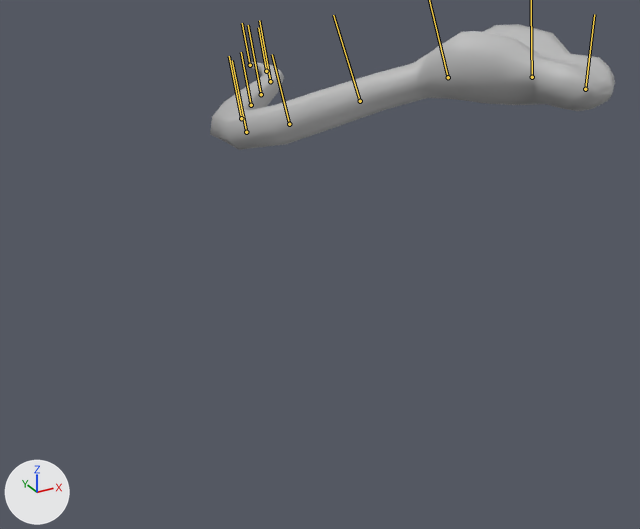
The FBX model Absconda Anaconda/Assets/Models/Snake Stuff From Luka/Snake Anims/SnakeGoHigh.fbx as it was, and as the next commit left it.
Camera for both pictures: a 50 mm camera at (-0.231, -0.742, 0.394) aimed at (0.163, -0.026, 0.036). Every picture has the same lights, and +X, +Y and +Z are marked at lower left. Both versions are drawn at frame 1201 of the action 'Take 001'; the numbers are the values there. The bones that bend it are drawn over the model as lines.

Objects in the first picture: 'Snake_5'.
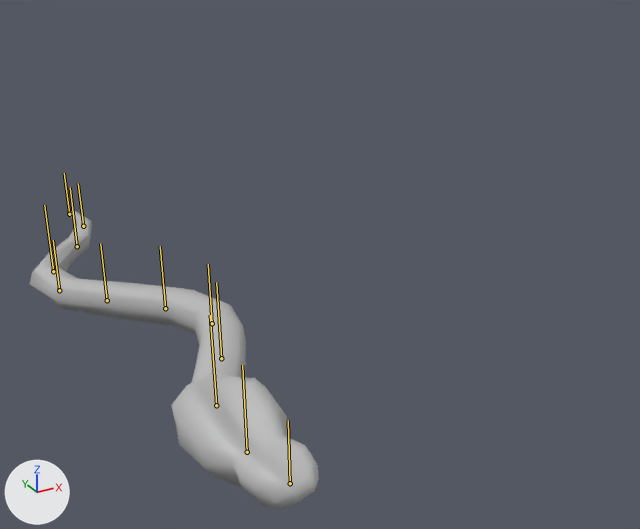
The edits, one by one:
Bone 'joint1' (bone_joint1) moves from (-0.8, 25.6, 24.2) to (0.0, 0.0, 0.0).
Bone 'joint1' (bone_joint1) turns from (0, 5, 1) to (0, 11, 0) degrees about its own x, y and z.
Bone 'joint3' (bone_joint3) turns from (-1, 17, -8) to (0, -16, 0) degrees about its own x, y and z.
Bone 'joint4' (bone_joint4) turns from (-1, 13, -13) to (0, -21, 0) degrees about its own x, y and z.
Bone 'joint5' (bone_joint5) turns from (0, -2, -3) to (0, 10, 0) degrees about its own x, y and z.
Bone 'joint6' (bone_joint6) turns from (-1, -17, 5) to (0, 42, 0) degrees about its own x, y and z.
Bone 'joint7' (bone_joint7) turns from (-4, -37, 11) to (0, 17, 0) degrees about its own x, y and z.
Bone 'joint8' (bone_joint8) turns from (0, -13, 0) to (0, -8, 0) degrees about its own x, y and z.
Bone 'joint9' (bone_joint9) turns from (0, -3, 0) to (0, -42, 0) degrees about its own x, y and z.
Bone 'joint10' (bone_joint10) turns from (0, 2, 0) to (0, -27, 0) degrees about its own x, y and z.
Bone 'joint11' (bone_joint11) turns from (0, 12, 2) to (0, 13, 0) degrees about its own x, y and z.
Bone 'joint12' (bone_joint12) turns from (0, 20, 3) to (0, 24, 0) degrees about its own x, y and z.

Changed parts and their boxes [x1, y1, x2, y2] in the pictures (640 x 529 px):
'Snake_5', posed (29% narrower, 135% taller)
    before: [210, 24, 615, 150]
    after: [30, 211, 319, 508]
bone 'joint1', root to tip
    before: (585, 89) to (594, 14)
    after: (290, 483) to (288, 420)
bone 'joint5', root to tip
    before: (360, 101) to (333, 15)
    after: (221, 358) to (216, 282)
bone 'joint6', root to tip
    before: (289, 124) to (272, 54)
    after: (212, 323) to (208, 264)
bone 'joint7', root to tip
    before: (246, 132) to (232, 60)
    after: (165, 308) to (160, 246)
bone 'joint8', root to tip
    before: (241, 118) to (229, 56)
    after: (107, 300) to (100, 243)
bone 'joint9', root to tip
    before: (251, 105) to (241, 52)
    after: (59, 290) to (53, 240)
bone 'joint10', root to tip
    before: (261, 94) to (248, 25)
    after: (53, 271) to (44, 205)
bone 'joint11', root to tip
    before: (270, 81) to (259, 20)
    after: (77, 246) to (70, 187)
bone 'joint12', root to tip
    before: (266, 71) to (258, 27)
    after: (83, 226) to (78, 183)
